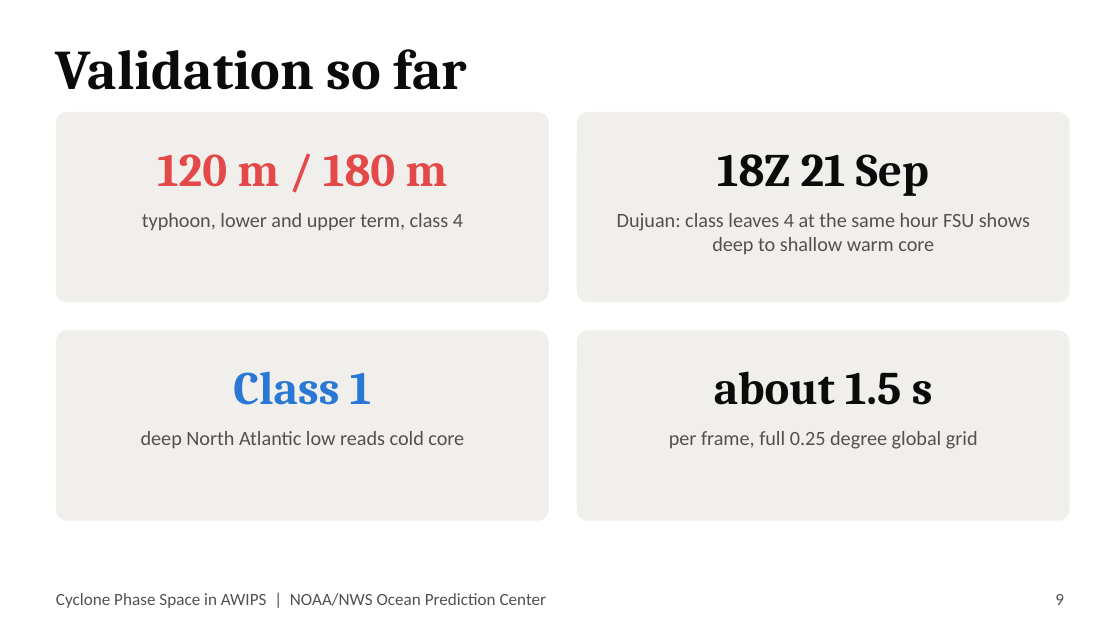
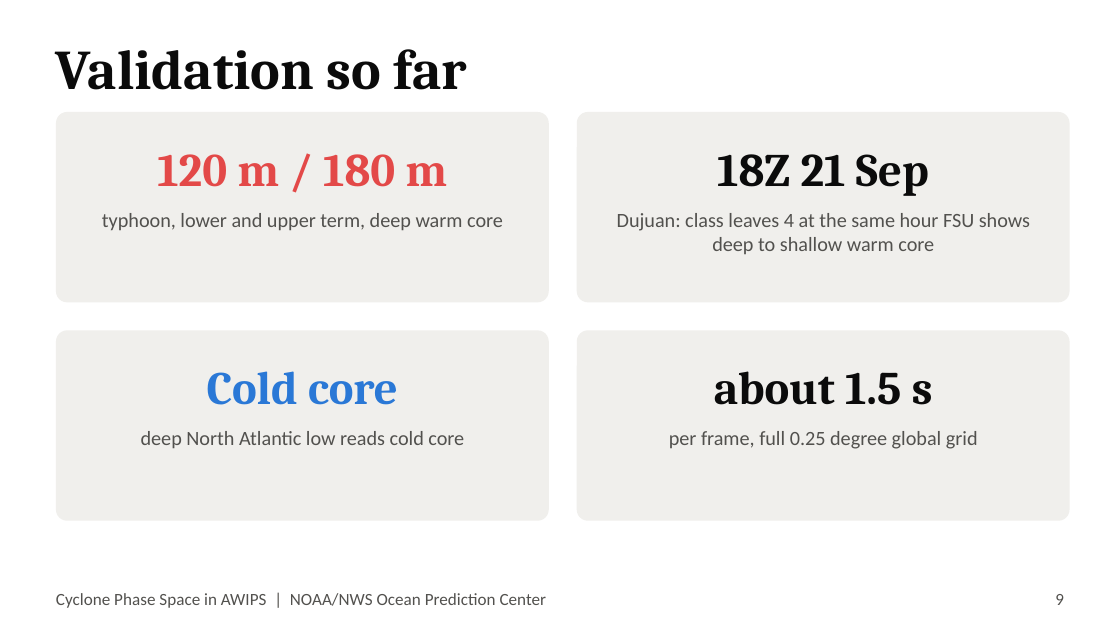
Before and after one commit to jkrek17/awips-tools, a slide deck: slide 9 of D2D/docs/TALK.pptx. Drawn at 1120x630 pixels with LibreOffice and Linux fonts; fonts in the diff are those of the drawing. Boxes give left, top, right and bottom in pixels: in the first picture for what was removed or moved away, otherwise in the second. Text is boxed around its words. In the diff, an @@ line names an element or a change of style, - is before the commit and + after.

```diff
--- a/D2D/docs/TALK.pptx
+++ b/D2D/docs/TALK.pptx
@@ text at bbox=[102, 213, 503, 230]: text changed @@
-typhoon, lower and upper term, class 4
+typhoon, lower and upper term, deep warm core
@@ text at bbox=[207, 371, 398, 405]: text changed @@
-Class 1
+Cold core
```
Also in this commit, not shown: 2 other slides changed.
